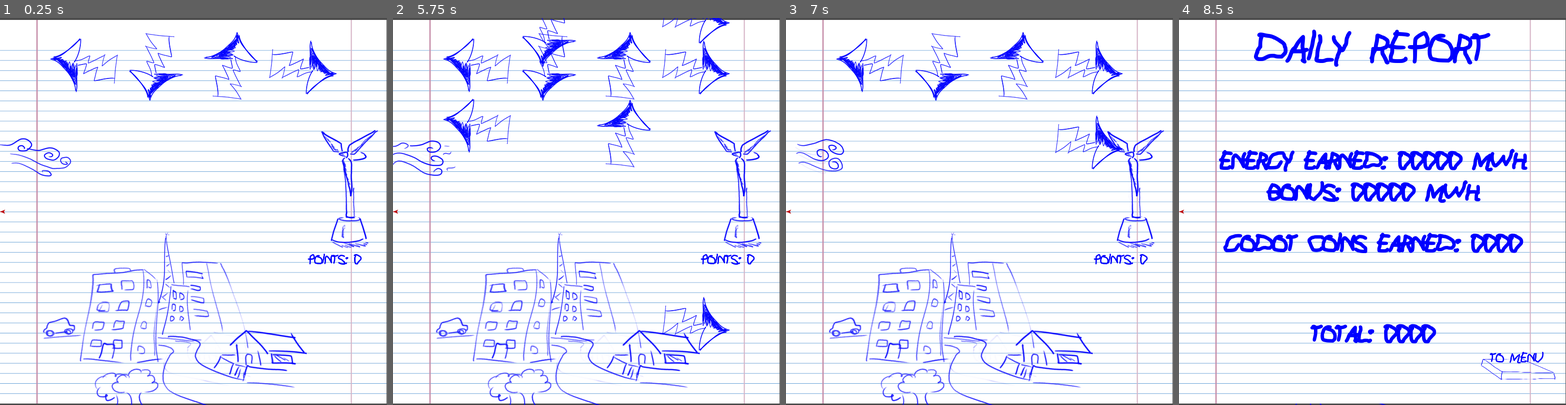
Above: before the commit, frames 1-4 (left to right).
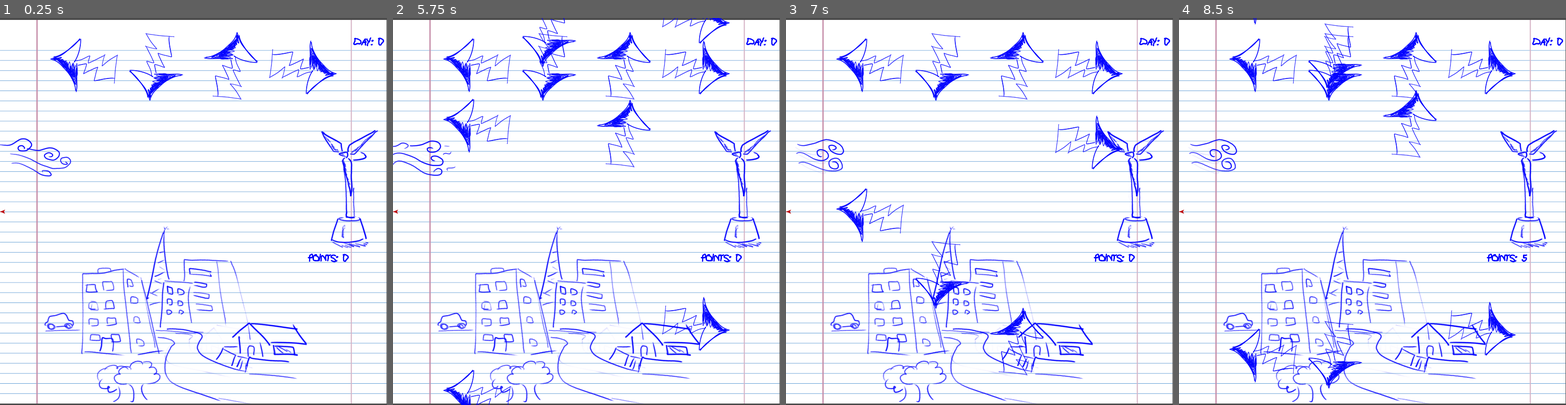
Above: after the commit, the same moments.

Repository: Hackerspace-IFUSP/Gogodot-Jam-2
Game: Godot game, scene res://Scenes/Game.tscn
Two runs of this game, one before a commit and one after it. Both use one fixed random seed, a clock stepped at 60 frames per second and the inputs below.
Inputs:
- Up to frame 1 (0.25 s): no input
- Up to frame 2 (5.75 s): hold Right (ui_right) 0.53-1.28 s; hold Down (ui_down) 1.28-2.03 s; hold Right (ui_right) 2.03-2.78 s; hold Up (ui_up) 2.78-3.53 s; hold Left (ui_left) 3.53-5.03 s; hold Down (ui_down) from 5.03 s (still down)
- Up to frame 3 (7 s): release Down (ui_down) at 5.78 s; hold Right (ui_right) 5.78-6.53 s; hold Up (ui_up) from 6.53 s (still down)
- Up to frame 4 (8.5 s): release Up (ui_up) at 7.28 s; hold Right (ui_right) 7.28-8.03 s; hold Down (ui_down) from 8.03 s (still down)

The runs differ from the first frame. In frame 1, 5.4% of the frame differs, in the area x 11-100%, y 5-100%; in frame 2, 5.6%; in frame 3, 6.2%; in frame 4, 15%, in the area x 2-100%, y 0-100%.

Commit message:
gameplay_and_exe

Diff:
--- a/Scenes/Game.tscn
+++ b/Scenes/Game.tscn
@@ -14,7 +14,7 @@
 [ext_resource path="res://Scenes/Solar_panel.tscn" type="PackedScene" id=12]
 
 [sub_resource type="DynamicFont" id=15]
-size = 32
+size = 24
 outline_size = 1
 outline_color = Color( 0, 0, 1, 1 )
 font_data = ExtResource( 6 )
@@ -395,7 +395,7 @@
 
 [node name="City" parent="FNF" instance=ExtResource( 1 )]
 position = Vector2( 352, 622 )
-frame = 3
+frame = 0
 
 [node name="Turbine" parent="FNF" instance=ExtResource( 7 )]
 position = Vector2( 715, 346 )
@@ -493,7 +493,7 @@
 one_shot = true
 
 [node name="ready_timer" type="Timer" parent="FNF"]
-wait_time = 5.0
+wait_time = 60.0
 one_shot = true
 autostart = true
 
@@ -810,6 +810,32 @@
 text = "Menu"
 align = 1
 valign = 1
+__meta__ = {
+"_edit_use_anchors_": false
+}
+
+[node name="Money" type="Label" parent="Menu"]
+margin_left = 7.0
+margin_top = 46.0
+margin_right = 119.0
+margin_bottom = 79.0
+custom_colors/font_color = Color( 0, 0, 1, 1 )
+custom_fonts/font = SubResource( 15 )
+text = "Cashcoin: 0"
+__meta__ = {
+"_edit_use_anchors_": false
+}
+
+[node name="HUD" type="Node2D" parent="."]
+
+[node name="Day" type="Label" parent="HUD"]
+margin_left = 731.0
+margin_top = 38.0
+margin_right = 812.0
+margin_bottom = 71.0
+custom_colors/font_color = Color( 0, 0, 1, 1 )
+custom_fonts/font = SubResource( 15 )
+text = "Day: 0"
 __meta__ = {
 "_edit_use_anchors_": false
 }
--- a/Scripts/Game.gd
+++ b/Scripts/Game.gd
@@ -7,8 +7,13 @@
 var status = ready
 
 var energy = 0
-var currency = 0
-
+var day_coin = 0
+var coin = 0
+var day = 0
+var bonus = 0
+
+enum{level_1,level_2,level_3}
+var level = level_1
 
 func _ready():
 ####FNF ready####
@@ -79,20 +84,18 @@
 	$FNF/Points.text = str("points: ", points)
 	$FNF/Turbine.speed_scale = int(points/40)
 	$FNF/City.speed_scale = int(points/200)
+	$HUD/Day.text =  str("Day: ", day)
 	if points <= 0:
 		points = 0
 
 func _on_area_area_shape_entered(area_rid, area, area_shape_index, local_shape_index):
 	if area.is_in_group("note"):
-		## pode ser usado em sistema de pontuação do tipo
-		# se abs =< x, critico, se x <= abse < y, ok
-		#print(abs(self.global_position.y - area.global_position.y))
 		points += 10
 		area.queue_free()
 
 func _on_Killzone_area_shape_entered(area_rid, area, area_shape_index, local_shape_index):
 	if area.is_in_group("note"):
-		points -= 30
+		points -= 20
 		area.queue_free()
 
 ####################
@@ -102,34 +105,49 @@
 	$Menu/transition.play("event2")
 	yield($Menu/transition, "animation_finished")
 	$Next_day/transition.play("event2")
+	$FNF/ready_timer.start()
 	points = 0
-	$FNF/ready_timer.start()
+	day += 1
 	status = ready
 
 func _on_solar_panel_pressed():
-	$Menu/upgrades/Animations/Solar_panel.play("event")
-	$Menu/upgrades/Buttons/solar_panel.disabled = true
-	yield($Menu/upgrades/Animations/Solar_panel,"animation_finished")
-	$Menu/upgrades/Animations/Solar_panel.queue_free()
-	$Menu/upgrades/Buttons/solar_panel.queue_free()
-	$Menu/upgrades/Graphics/Solar_panel.playing = true
+	if coin >= 100:
+		coin -= 100
+		bonus += 10
+		level = level_2
+		$Menu/upgrades/Animations/Solar_panel.play("event")
+		$Menu/upgrades/Buttons/solar_panel.disabled = true
+		yield($Menu/upgrades/Animations/Solar_panel,"animation_finished")
+		$Menu/upgrades/Animations/Solar_panel.queue_free()
+		$Menu/upgrades/Buttons/solar_panel.queue_free()
+		$Menu/upgrades/Graphics/Solar_panel.playing = true
+		$Menu/Money.text = str("Cashcoin: ", coin)
+	else:
+		pass
 
 func _on_Hydrelectric_pressed():
-	$Menu/upgrades/Animations/Hydroelectric.play("event")
-	$Menu/upgrades/Buttons/Hydrelectric.disabled = true
-	yield($Menu/upgrades/Animations/Hydroelectric,"animation_finished")
-	$Menu/upgrades/Animations/Hydroelectric.queue_free()
-	$Menu/upgrades/Buttons/Hydrelectric.queue_free()
-	$Menu/upgrades/Graphics/Hydroelectric.playing = true
+	if coin >= 500:
+		coin -= 500
+		bonus += 30
+		level = level_3
+		$Menu/upgrades/Animations/Hydroelectric.play("event")
+		$Menu/upgrades/Buttons/Hydrelectric.disabled = true
+		yield($Menu/upgrades/Animations/Hydroelectric,"animation_finished")
+		$Menu/upgrades/Animations/Hydroelectric.queue_free()
+		$Menu/upgrades/Buttons/Hydrelectric.queue_free()
+		$Menu/upgrades/Graphics/Hydroelectric.playing = true
 
 
 func _on_Reactor_pressed():
-	$Menu/upgrades/Animations/Reactor.play("event")
-	$Menu/upgrades/Buttons/Reactor.disabled = true
-	yield($Menu/upgrades/Animations/Reactor,"animation_finished")
-	$Menu/upgrades/Animations/Reactor.queue_free()
-	$Menu/upgrades/Buttons/Reactor.queue_free()
-	$Menu/upgrades/Graphics/Reactor.playing = true
+	if coin >= 2000:
+		coin -= 2000
+		bonus += 500
+		$Menu/upgrades/Animations/Reactor.play("event")
+		$Menu/upgrades/Buttons/Reactor.disabled = true
+		yield($Menu/upgrades/Animations/Reactor,"animation_finished")
+		$Menu/upgrades/Animations/Reactor.queue_free()
+		$Menu/upgrades/Buttons/Reactor.queue_free()
+		$Menu/upgrades/Graphics/Reactor.playing = true
 
 
 ####################
@@ -137,9 +155,6 @@
 ####Next day Funcs ####
 func _on_netx_day_button_pressed():
 	$Menu/transition.play("event")
-	#$Next_day/transition.play("event2")
-	#yield($Next_day/transition, "animation_finished")
-	#$Menu/transition.play("event2")
 
 ####################
 
@@ -151,7 +166,12 @@
 		nt.key = nt.left_key
 		nt.rotation_degrees = 90
 		add_child(nt)
-		$FNF/timers/timer_l.wait_time = rand_range(1,3)
+		if level == level_1:
+			$FNF/timers/timer_l.wait_time = rand_range(1,3)
+		elif level == level_2:
+			$FNF/timers/timer_l.wait_time = rand_range(.8,2.5)
+		elif level == level_3:
+			$FNF/timers/timer_l.wait_time = rand_range(.5,2)
 
 
 func _on_timer_d_timeout():
@@ -161,7 +181,12 @@
 		nt.key = nt.left_key
 		nt.rotation_degrees = 0
 		add_child(nt)
-		$FNF/timers/timer_d.wait_time = rand_range(1,3)
+		if level == level_1:
+			$FNF/timers/timer_d.wait_time = rand_range(1,3)
+		elif level == level_2:
+			$FNF/timers/timer_d.wait_time = rand_range(.8,2.5)
+		elif level == level_3:
+			$FNF/timers/timer_d.wait_time = rand_range(.6,1.8)
 
 func _on_timer_u_timeout():
 	if status == ready:
@@ -170,7 +195,12 @@
 		nt.key = nt.left_key
 		nt.rotation_degrees = 180
 		add_child(nt)
-		$FNF/timers/timer_u.wait_time = rand_range(1,3)
+		if level == level_1:
+			$FNF/timers/timer_u.wait_time = rand_range(1,3)
+		elif level == level_2:
+			$FNF/timers/timer_u.wait_time = rand_range(.8,2.5)
+		elif level == level_3:
+			$FNF/timers/timer_u.wait_time = rand_range(.6,1.8)
 
 
 func _on_timer_r_timeout():
@@ -180,7 +210,12 @@
 		nt.key = nt.left_key
 		nt.rotation_degrees = -90
 		add_child(nt)
-		$FNF/timers/timer_r.wait_time = rand_range(1,3)
+		if level == level_1:
+			$FNF/timers/timer_r.wait_time = rand_range(1,3)
+		elif level == level_2:
+			$FNF/timers/timer_r.wait_time = rand_range(.8,2.5)
+		elif level == level_3:
+			$FNF/timers/timer_r.wait_time = rand_range(.6,1.8)
 
 
 func _on_left_timer_timeout():
@@ -201,7 +236,23 @@
 	$FNF/transition_timer.start()
 
 func _on_transition_timer_timeout():
+	energy = points
+	if level == level_1:
+		day_coin = int(rand_range(0.06 * energy, .1*energy))
+
+	elif level == level_2:
+		day_coin = 2*int(rand_range(0.06 * energy, .1*energy))
+
+	elif level == level_3:
+		day_coin = 3*int(rand_range(0.06 * energy, .1*energy))
+
+
+	coin += day_coin + bonus
+	$Next_day/Report/Energy_earned.text = str("Energy earned: ", energy, " MWh")
+	$Next_day/Report/Bonus.text = str("Bonus: ", bonus, " MWh")
+	$Next_day/Report/Godotcoin.text = str("Godot coins earned: ", day_coin)
 	$Next_day/transition.play("event")
-
-
-####################
+	$Next_day/Report/Total.text = str("Total: ", coin)
+	$Menu/Money.text = str("Cashcoin: ", coin)
+
+####################
Binary file added: Sprites/Objects/FNF_Logo.png
Not shown, added: Sprites/Objects/FNF_Logo.png.import
Binary file added: Sprites/Objects/FNF_Logo_transparent.png
Not shown, added: Sprites/Objects/FNF_Logo_transparent.png.import
Not shown, added: export_presets.cfg
Not shown, added: EXE/EXE.zip
Not shown, added: EXE/FNF_NFT_bootleg.exe
Not shown, added: EXE/FNF_NFT_bootleg.pck
Not shown, added: Sprites/Objects/FNF_Logo.kra
